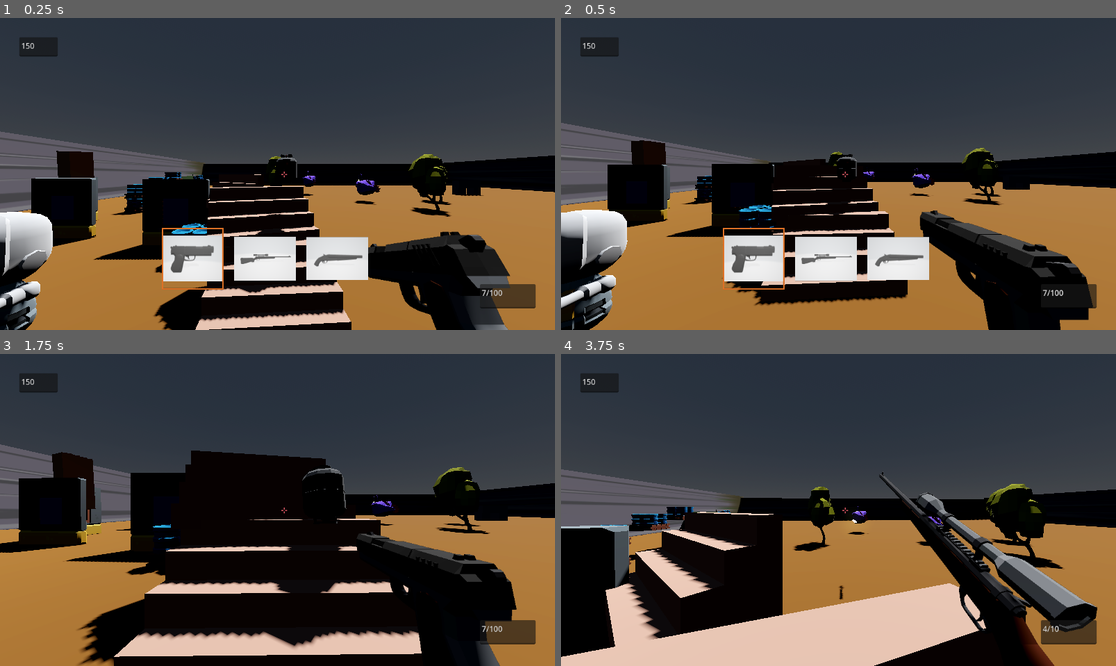
Above: before the commit, frames 1-4 (two rows, left to right).
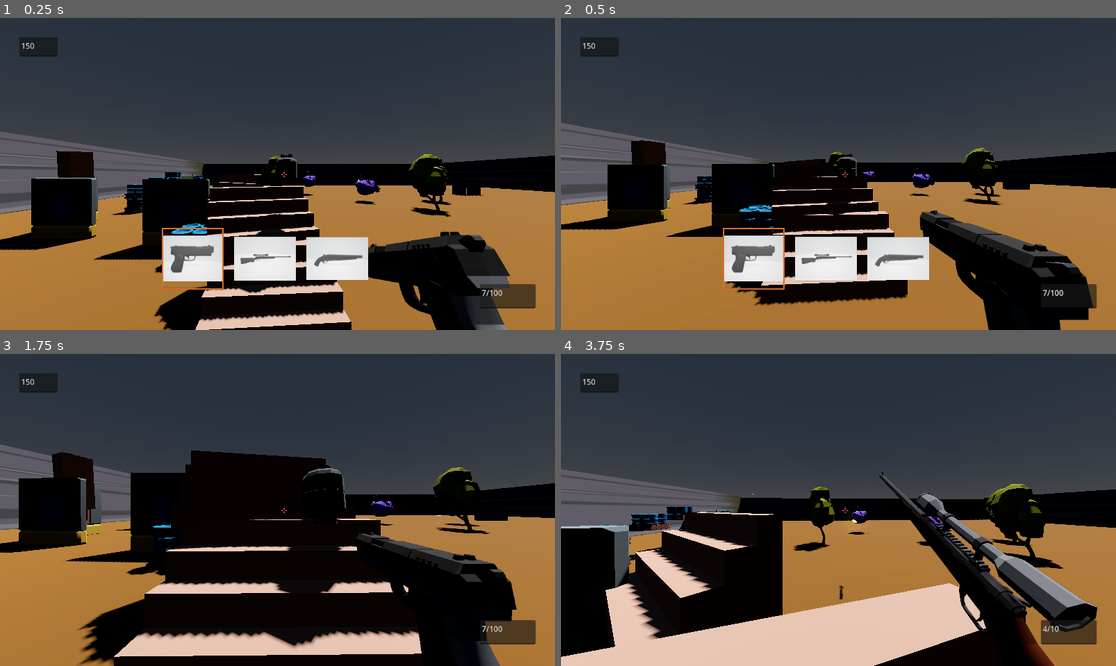
Above: after the commit, the same moments.

Repository: pixelcrust/godotfps
Game: Godot game, scene res://world.tscn
The game is run twice, just before and just after one commit, with the same random seed, the same clock (stepped at 60 frames per second) and the same inputs.
Inputs (mouse positions are in pixels of both pictures, inside the frame that each line leads up to):
- Up to frame 1 (0.25 s): no input
- Up to frame 2 (0.5 s): no input
- Up to frame 3 (1.75 s): move the mouse to (305, 510) at 0.52 s; hold F (Interact) 0.53-1.28 s; hold W (key_forward) from 0.53 s (still down); tap Space (key_jump) at 0.77, 1.52 s; move the mouse to (249, 510) at 1.27 s; tap Ctrl (key_crouch) at 1.35 s
- Up to frame 4 (3.75 s): keep holding W (key_forward); move the mouse to (849, 503) at 2.02 s; tap Tab (key_next_weapon) at 2.1 s; move the mouse to (832, 516) at 2.77 s; tap Shift (key_run) at 2.85 s; tap Space (key_jump) at 3.02 s; move the mouse to (877, 513) at 3.52 s; click (877, 513) at 3.6 s

The runs differ from the first frame. In frame 1, 2.8% of the frame differs, in the area x 0-10%, y 62-100%; in frame 2, 3.7%, in the area x 0-13%, y 61-100%; in frame 3, less than 0.1%; in frame 4, less than 0.1%.

Commit message:
more or less fixxed the aiming of the bot and bot can die

Diff:
--- a/Scenes/enemy_dummy.tscn
+++ b/Scenes/enemy_dummy.tscn
@@ -41,8 +41,9 @@
 transform = Transform3D(0.3, 0, 0, 0, 0.3, 0, 0, 0, 0.3, 0.679228, 0.028181, 0)
 mesh = ExtResource("5_31422")
 
-[node name="RayCast3D" type="RayCast3D" parent="base/body/arm/gun"]
-transform = Transform3D(-4.37114e-08, -1, 1.85125e-29, 1, -4.37114e-08, -4.23516e-22, 4.23516e-22, 6.01853e-36, 1, 0.788636, 0.544651, 0)
+[node name="ray_gun" type="RayCast3D" parent="base/body/arm/gun"]
+transform = Transform3D(-4.37114e-08, -100, 1.77636e-14, 1, -4.37114e-06, -1.32734e-21, 2.11758e-21, 9.09495e-13, 1, 0.788636, 0.46709, 0)
+collision_mask = 4
 
 [node name="Timer" type="Timer" parent="base/body/arm/gun"]
 autostart = true
--- a/Scenes/explosion.gd
+++ b/Scenes/explosion.gd
@@ -4,6 +4,7 @@
 @onready var sparks = $sparks
 @onready var flash = $flash
 @onready var smoke = $smoke
+@onready var radius = 20
 
 
 
--- a/Scenes/player.tscn
+++ b/Scenes/player.tscn
@@ -196,7 +196,7 @@
 collision_mask = 2
 collide_with_areas = true
 
-[node name="bone_head" type="PhysicalBone3D" parent="Head" groups=["has_hp"]]
+[node name="bone_head" type="PhysicalBone3D" parent="Head" groups=["group_player", "has_hp"]]
 collision_layer = 2
 collision_mask = 2
 script = ExtResource("2_wfych")
--- a/Scripts/enemy_dummy.gd
+++ b/Scripts/enemy_dummy.gd
@@ -3,7 +3,7 @@
 @onready var body = $base/body
 @onready var arm = $base/body/arm
 @onready var bullet = preload("res://Scenes/bullet.tscn")
-@onready var barrel = $base/body/arm/gun/RayCast3D
+@onready var ray_gun = $base/body/arm/gun/ray_gun
 @onready var gun = $base/body/arm/gun
 @onready var timer = $base/body/arm/gun/Timer
 @onready var ray_view = $base/body/head/ray_view
@@ -12,7 +12,7 @@
 
 @onready var hp_start = 100
 @onready var hp = hp_start
-@onready var state = 1
+@onready var state = -1
 #0.. idle
 #1..aiming at player
 
@@ -36,28 +36,65 @@
 	if not is_on_floor():
 		velocity.y -= gravity * delta
 	match state:
+		0:
+			pass
+			#print_debug("state 0 idle")
+		1:
+			#print_debug("state 1 aiming")
+			aim(delta)
 		_:
 			state = 0
-		0:
-			print_debug("state 0 idle")
-		1:
-			print_debug("state 1 aiming")
-			aim(delta)
 	move_and_slide()
+
+	if hp <= 0:
+		die()
 
 func aim(delta):
 	var dir_to_player = rad_to_deg(body.global_position.angle_to(player.global_position))
 
+	# aiming from the arm of the enemy to the head of the player
+	var global_pos1 = arm.global_transform.origin
+	var global_pos2 = player.head.global_transform.origin
+
+	# Calculate the vector between the two nodes
+	var direction = abs(global_pos2 - global_pos1)
+
+	# Calculate the vertical angle (angle in the Y-axis)
+	var vertical_angle = atan2(direction.y, direction.x)
+	print_debug(rad_to_deg(vertical_angle))
+
+	# Convert the angle to degrees
+	#vertical_angle = rad_to_deg(vertical_angle)
+	#set the angle of the arm
+
+
+	arm.rotation.z = vertical_angle
+
+
 	direction_helper.look_at(player.global_transform.origin,Vector3.UP)
 	#arm.look_at(player.global_transform.origin,Vector3.UP)
+	var ray_collider = ray_view.get_collider()
+	var vertical_angle_to_player = 0
 
-	if(ray_view.get_collider() != player):
+
+	if( ray_collider != player):
 
 		#body.rotate_y(1.0*delta)
 
 		body.rotate_y(-deg_to_rad(direction_helper.rotation.y * turn_speed_horizontally*delta))
-		#head.rotate_x(-deg_to_rad(direction_helper.rotation.x * turn_speed_vertically*delta))
-		#arm.rotate_x(-deg_to_rad(direction_helper.rotation.x * turn_speed_vertically*delta))
+		#arm.rotate_z(deg_to_rad(dir_to_player) * turn_speed_horizontally*delta)
+		var ray_gun_collider = ray_gun.get_collider()
+
+		#for n in range(0,360,10):
+			#if ray_gun.get_collider().is_in_group("group_player"):
+				#vertical_angle_to_player = n
+			#arm.rotation.z = n
+
+		#while !ray_gun_collider.is_in_group("group_player"):
+			#gun.rotate_z(turn_speed_vertically*delta)
+		#head.rotate_x(-head.angle_to(player.globals_position)*turn_speed_vertically*delta)
+		#arm.rotate_x(-turn_speed_vertically*delta)
+
 	else:
 		#print("raycastcollider:"+str(ray_view.get_collider())+".... player:"+str(player))
 		pass
@@ -85,4 +122,6 @@
 func _on_attention_area_body_exited(body):
 	if body.is_in_group("group_player"):
 		state = 0
-		print_debug("body exited collisionarea")
+
+func die():
+	queue_free()
--- a/world.tscn
+++ b/world.tscn
@@ -154,7 +154,7 @@
 transform = Transform3D(0.5, 0, 0, 0, 0.5, 0, 0, 0, 0.5, -28.4957, 0.971957, 27.3195)
 
 [node name="Node3D" parent="." instance=ExtResource("11_yb4fu")]
-transform = Transform3D(1, 0, 0, 0, 1, 0, 0, 0, 1, -22.2686, 2.77979, 27.479)
+transform = Transform3D(-0.982411, 0, 0.18673, 0, 1, 0, -0.18673, 0, -0.982411, -5.75391, 4.1886, 33.11)
 
 [node name="propane_tank" parent="." instance=ExtResource("12_k60m2")]
 transform = Transform3D(0.4, 0, 0, 0, 0.4, 0, 0, 0, 0.4, -18.0156, 5.60119, 22.3881)
